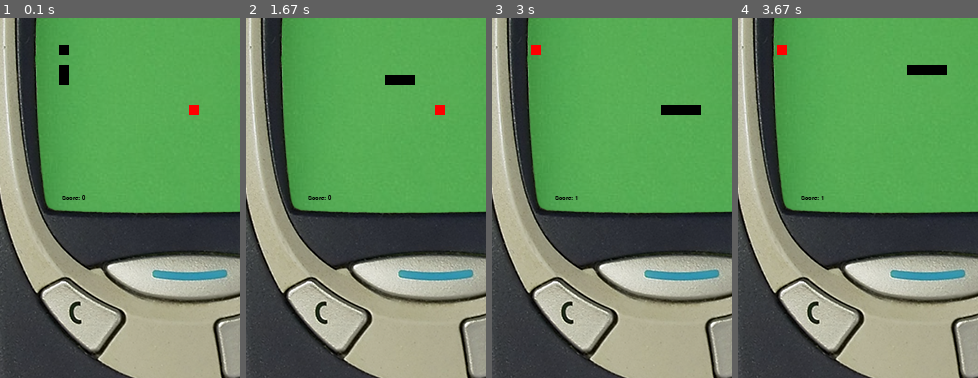
Above: before the commit, frames 1-4 (left to right).
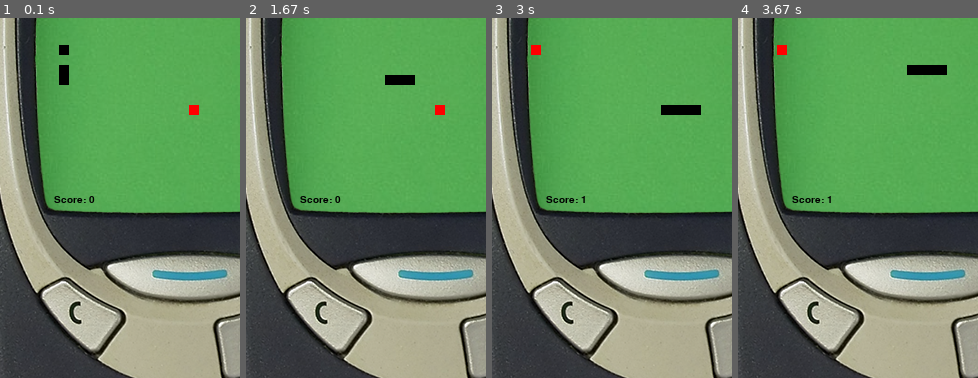
Above: after the commit, the same moments.

Repository: StarAssassin64/bytejam-project
Game: pygame game, started from References/Snake Replit/main.py
The game is run twice, just before and just after one commit, with the same random seed, the same clock (stepped at 60 frames per second) and the same inputs.
Inputs:
- Up to frame 1 (0.1 s): no input
- Up to frame 2 (1.67 s): hold Right 0.33-0.8 s; hold Up 0.83-1.13 s; hold Right 1.17-1.63 s
- Up to frame 3 (3 s): hold Left 1.67-2.2 s; hold Down 2.23-2.53 s; hold Left 2.57-2.97 s
- Up to frame 4 (3.67 s): hold Up 3-3.37 s; hold Right from 3.4 s (still down)
The pictures show only the part of the screen within x 11-61%, y 43-93%; the shares and areas given below are measured in that part.

The runs differ from the first frame. In frame 1, 0.2% of the frame differs, in the area x 22-40%, y 49-52%; in frame 2, 0.2%; in frame 3, 0.2%; in frame 4, 0.2%.

Commit message:
Added sounds and music. Also changed the font.

Diff:
--- a/References/Snake Replit/food.py
+++ b/References/Snake Replit/food.py
@@ -1,4 +1,5 @@
 import random
+from snake import Snake
 
 class Food:
     block_size = None
--- a/References/Snake Replit/main.py
+++ b/References/Snake Replit/main.py
@@ -23,19 +23,31 @@
 snake_icon = pygame.image.load("snake_icon.png")
 pygame.display.set_icon(snake_icon)
 
+# Initializes inits and loads sounds onto game
+pygame.init()
+pygame.mixer.init(44100,-16,1, 1024)
+pygame.mixer.set_num_channels(5)
+
+snake_move = pygame.mixer.Sound('../../sounds/snake_move.wav')
+pickup_food = pygame.mixer.Sound('../../sounds/pickup_fruit_alt.wav')
+snake_death = pygame.mixer.Sound('../../sounds/snake_die.wav')
+music = pygame.mixer.Sound('../../sounds/snakebite.mp3')
+
 fps_controller = pygame.time.Clock()
 
 block_size = 10
 snake = Snake(block_size, bounds)
 food = Food(block_size, bounds)
-font = pygame.font.SysFont('Small Font Regular', 25)
-font_small = pygame.font.SysFont('Small Font Regular', 15)
-font_smaller = pygame.font.SysFont('Small Font Regular', 10)
+font = pygame.font.SysFont('PixelOperator', 32)
+font_small = pygame.font.SysFont('PixelOperator', 18)
+font_smaller = pygame.font.SysFont('PixelOperator', 15)
 game_active = True
-
+snake_direction = 'RIGHT'
+pygame.mixer.Channel(1).play(music, 1)
 
 def game_over():
     global game_active, score, difficulty
+    pygame.mixer.Channel(1).stop()
     game_over_surface = font.render('Game Over!', True, Black)
     game_over_surface_2 = font_small.render(f'Score: {score}', True, Black)
     game_over_surface_3 = font_small.render('Press R to restart..', True, Black)
@@ -62,6 +74,7 @@
     elif keys[pygame.K_r]:
         difficulty = baseDifficulty
         game_active = True
+        pygame.mixer.Channel(1).play(music, 1)
         snake.respawn()
         food.respawn()
         score = 0
@@ -76,18 +89,43 @@
     keys = pygame.key.get_pressed()
     if keys[pygame.K_LEFT]:
         snake.steer(Direction.LEFT)
+        if game_active:
+            if snake_direction != 'LEFT' and snake_direction != 'RIGHT':
+                pygame.mixer.Channel(2).play(snake_move)
+            else:
+                pass
+        snake_direction = 'LEFT'
     elif keys[pygame.K_RIGHT]:
         snake.steer(Direction.RIGHT)
+        if game_active:
+            if snake_direction != 'LEFT' and snake_direction != 'RIGHT':
+                pygame.mixer.Channel(2).play(snake_move)
+            else:
+                pass
+        snake_direction = 'RIGHT'
     elif keys[pygame.K_UP]:
         snake.steer(Direction.UP)
+        if game_active:
+            if snake_direction != 'UP' and snake_direction != 'DOWN':
+                pygame.mixer.Channel(2).play(snake_move)
+            else:
+                pass
+        snake_direction = 'UP'
     elif keys[pygame.K_DOWN]:
         snake.steer(Direction.DOWN)
+        if game_active:
+            if snake_direction != 'UP' and snake_direction != 'DOWN':
+                pygame.mixer.Channel(2).play(snake_move)
+            else:
+                pass
+        snake_direction = 'DOWN'
 
     if game_active:
         snake.move()
         score, difficulty = snake.check_for_food(food, score, difficulty)
 
         if snake.check_bounds() == True or snake.check_tail_collision() == True:
+            pygame.mixer.Channel(2).play(snake_death)
             game_active = False
 
         window.fill(Black)
--- a/References/Snake Replit/snake.py
+++ b/References/Snake Replit/snake.py
@@ -1,4 +1,9 @@
 from enum import Enum
+import pygame.mixer as gamesound
+
+gamesound.init(44100,-16,1, 1024)
+gamesound.set_num_channels(5)
+food_eat = gamesound.Sound('../../sounds/pickup_fruit_alt.wav')
 
 
 class Direction(Enum):
@@ -66,6 +71,7 @@
         if head[0] == food.x and head[1] == food.y:
             self.eat()
             score += 1
+            gamesound.Channel(3).play(food_eat)
             difficulty += .5
             print(f'Score: {score}')
             food.respawn()
Binary file added: References/Snake Replit/PixelOperator.ttf
Not shown, changed: sounds/snakebite.mp3
